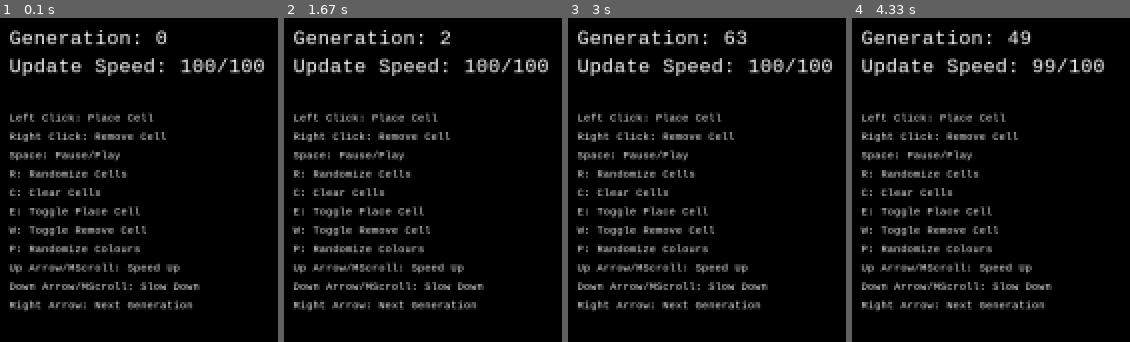
Above: before the commit, frames 1-4 (left to right).
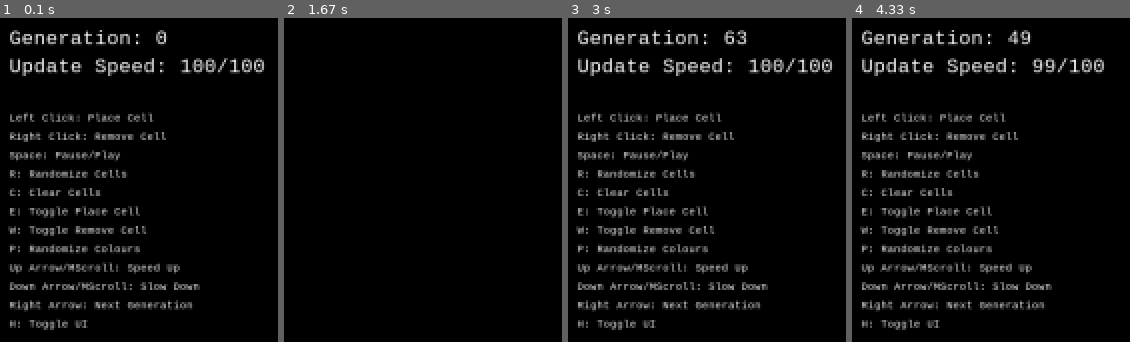
Above: after the commit, the same moments.

Repository: CLAW1200/PyGame-Of-Life
Game: pygame game, started from cell.py
Two runs of this game, one before a commit and one after it. Both use one fixed random seed, a clock stepped at 60 frames per second and the inputs below.
Inputs:
- Up to frame 1 (0.1 s): no input
- Up to frame 2 (1.67 s): hold Right 0.33-0.8 s; hold Up 0.83-1.13 s; hold H 1.17-1.63 s; hold Right 1.17-1.63 s
- Up to frame 3 (3 s): hold Right 1.67-2.13 s; tap Space at 1.73, 2.03, 2.57, 2.9 s; tap H at 2.17 s; hold Down 2.5-2.8 s; hold Up from 2.83 s (still down)
- Up to frame 4 (4.33 s): release Up at 3.2 s; hold Right 3.23-3.87 s; tap Space at 3.3, 3.6, 3.97 s; tap C at 3.38 s; hold Down 3.9-4.27 s; hold Right from 4.3 s (still down)

The runs differ from the first frame. In frame 1, 0.4% of the frame differs, in the area x 3-32%, y 93-97%; in frame 2, 11%, in the area x 2-95%, y 3-91%; in frame 3, 0.4%; in frame 4, 0.4%.

Commit message:
hide UI control

Diff:
--- a/cell.py
+++ b/cell.py
@@ -16,7 +16,8 @@
             'P: Randomize Colours',
             'Up Arrow/MScroll: Speed Up',
             'Down Arrow/MScroll: Slow Down',
-            'Right Arrow: Next Generation'
+            'Right Arrow: Next Generation',
+            'H: Toggle UI'
             ]
 
         self.width = width
@@ -39,6 +40,7 @@
         self.alive_colour = (255, 255, 255)
         self.dead_colour = (0, 0, 0)
         self.text_colour = (255, 255, 255)
+        self.text = True
         self.setup()
 
     def random_colour(self):
@@ -135,6 +137,8 @@
                     self.speed_up_game()
                 if event.key == pygame.K_DOWN:
                     self.slow_down_game()
+                if event.key == pygame.K_h:
+                    self.toggle_text()
 
     def update(self):
         if self.randomize:
@@ -220,20 +224,23 @@
         self.text_colour = (255 - self.dead_colour[0], 255 - self.dead_colour[1], 255 - self.dead_colour[2])
         self.screen.fill((0, 0, 0))
         self.grid.draw()
-        self.draw_text('Generation: ' + str(self.generation), 23, self.text_colour, 10, 10)
-        self.draw_text('Update Speed: ' + str(100 - self.update_delay) + '/100', 23, self.text_colour, 10, 40)
-
-        self.draw_text(str(self.controls[0]), 12, self.text_colour, 10, 100)
-        self.draw_text(str(self.controls[1]), 12, self.text_colour, 10, 120)
-        self.draw_text(str(self.controls[2]), 12, self.text_colour, 10, 140)
-        self.draw_text(str(self.controls[3]), 12, self.text_colour, 10, 160)
-        self.draw_text(str(self.controls[4]), 12, self.text_colour, 10, 180)
-        self.draw_text(str(self.controls[5]), 12, self.text_colour, 10, 200)
-        self.draw_text(str(self.controls[6]), 12, self.text_colour, 10, 220)
-        self.draw_text(str(self.controls[7]), 12, self.text_colour, 10, 240)
-        self.draw_text(str(self.controls[8]), 12, self.text_colour, 10, 260)
-        self.draw_text(str(self.controls[9]), 12, self.text_colour, 10, 280)
-        self.draw_text(str(self.controls[10]), 12, self.text_colour, 10, 300)
+
+        if self.text:
+            self.draw_text('Generation: ' + str(self.generation), 23, self.text_colour, 10, 10)
+            self.draw_text('Update Speed: ' + str(100 - self.update_delay) + '/100', 23, self.text_colour, 10, 40)
+
+            self.draw_text(str(self.controls[0]), 12, self.text_colour, 10, 100)
+            self.draw_text(str(self.controls[1]), 12, self.text_colour, 10, 120)
+            self.draw_text(str(self.controls[2]), 12, self.text_colour, 10, 140)
+            self.draw_text(str(self.controls[3]), 12, self.text_colour, 10, 160)
+            self.draw_text(str(self.controls[4]), 12, self.text_colour, 10, 180)
+            self.draw_text(str(self.controls[5]), 12, self.text_colour, 10, 200)
+            self.draw_text(str(self.controls[6]), 12, self.text_colour, 10, 220)
+            self.draw_text(str(self.controls[7]), 12, self.text_colour, 10, 240)
+            self.draw_text(str(self.controls[8]), 12, self.text_colour, 10, 260)
+            self.draw_text(str(self.controls[9]), 12, self.text_colour, 10, 280)
+            self.draw_text(str(self.controls[10]), 12, self.text_colour, 10, 300)
+            self.draw_text(str(self.controls[11]), 12, self.text_colour, 10, 320)
 
         pygame.display.update()
 
@@ -241,6 +248,14 @@
         font = pygame.font.SysFont('Consolas', size)
         text = font.render(text, True, colour)
         self.screen.blit(text, (x, y))
+
+    def toggle_text(self):
+        if self.text:
+            self.text = False
+        else:
+            self.text = True
+
+
 
     def start(self):
         self.run()
